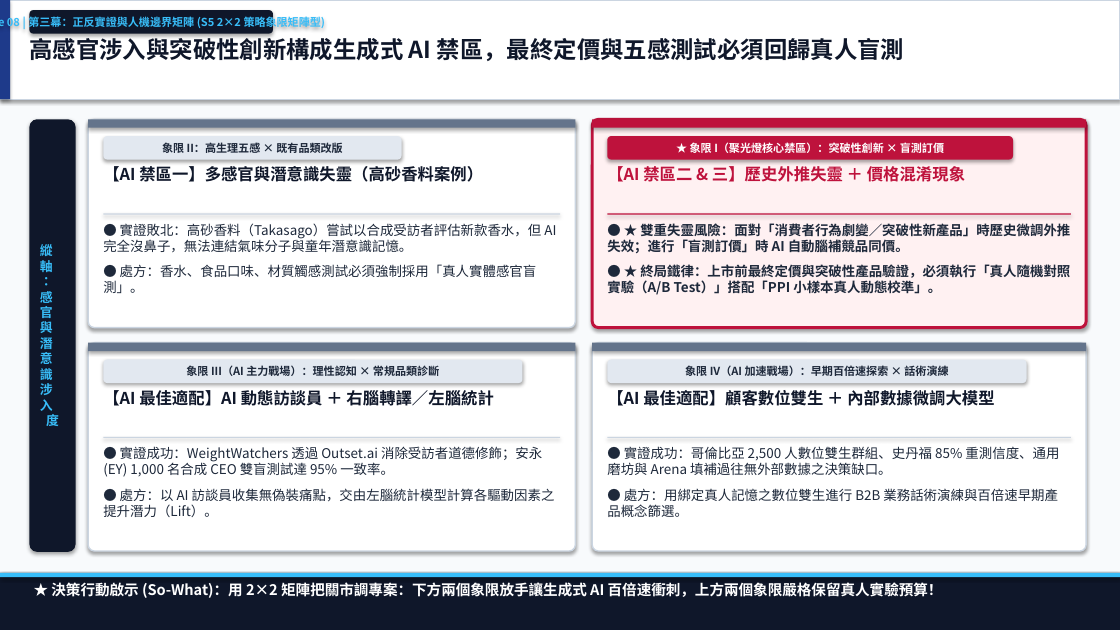
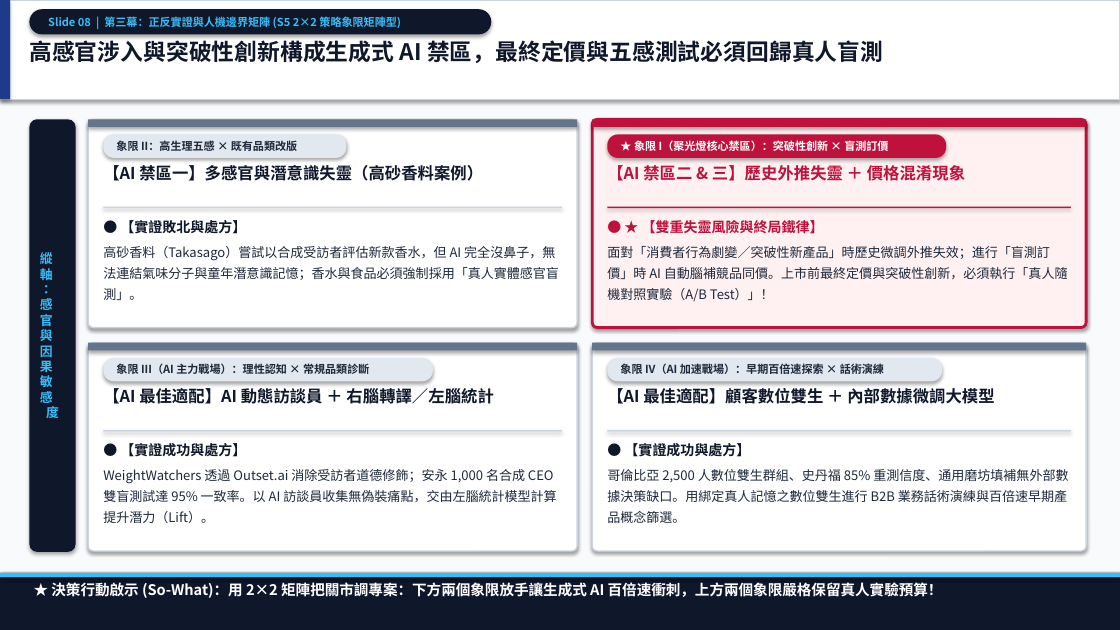
Before and after one commit to markyang20040112-source/deep-reading-and-visual-synthesis, a slide deck: slide 8 of reading_sessions/20261031_生成式AI顛覆市場研究/02_outputs/生成式AI顛覆市場研究_深度思辨與三篇合體簡報.pptx. Drawn at 1120x630 pixels with LibreOffice and Linux fonts; fonts in the diff are those of the drawing. Boxes give left, top, right and bottom in pixels: in the first picture for what was removed or moved away, otherwise in the second. Text is boxed around its words. In the diff, an @@ line names an element or a change of style, - is before the commit and + after.

Commit message:
fix(outputs): regenerate 4 calibrated mindmaps, continuous native-diagram PDF report, and parallel-aligned PPTX with closing page

```diff
--- a/reading_sessions/20261031_生成式AI顛覆市場研究/02_outputs/生成式AI顛覆市場研究_深度思辨與三篇合體簡報.pptx
+++ b/reading_sessions/20261031_生成式AI顛覆市場研究/02_outputs/生成式AI顛覆市場研究_深度思辨與三篇合體簡報.pptx
@@ alignment centre to left; proportions changed in 5 elements at (103,134,346,158), (607,134,946,158), (607,358,943,381), (103,358,433,381), (29,9,492,34) @@
@@ rounded rectangle "Slide 08 | 第三幕：正反實證與人機邊界矩陣 (S5 ...": place and size @@
-rounded rectangle "Slide 08 | 第三幕：正反實證與人機邊界矩陣 (S5 ..." at (29,10,273,34)
+rounded rectangle "Slide 08 | 第三幕：正反實證與人機邊界矩陣 (S5 ..." at (29,9,492,34)
@@ text "高感官涉入與突破性創新構成生成式 AI 禁區，最終定價與五感測試必須回歸真人盲測" at (29,37,883,63): size 20 to 19.5 pt @@
@@ rounded rectangle at (592,119,1086,328): outline #BE123C 2.5 pt to #BE123C 2.4 pt; proportions changed @@
@@ rounded rectangle "象限 II：高生理五感 × 既有品類改版": place and size @@
-rounded rectangle "象限 II：高生理五感 × 既有品類改版" at (103,136,402,160)
+rounded rectangle "象限 II：高生理五感 × 既有品類改版" at (103,134,346,158)
@@ rounded rectangle "★ 象限 I（聚光燈核心禁區）：突破性創新 × 盲測訂價": place and size @@
-rounded rectangle "★ 象限 I（聚光燈核心禁區）：突破性創新 × 盲測訂價" at (607,136,1013,160)
+rounded rectangle "★ 象限 I（聚光燈核心禁區）：突破性創新 × 盲測訂價" at (607,134,946,158)
@@ text at (103,220,559,300): text changed; size 11.5 to 11.2 pt @@
-● 實證敗北：高砂香料（Takasago）嘗試以合成受訪者評估新款香水，但 AI 完全沒鼻子，無法連結氣味分子與童年潛意識記憶。
-● 處方：香水、食品口味、材質觸感測試必須強制採用「真人實體感官盲測」。
+● 【實證敗北與處方】
+高砂香料（Takasago）嘗試以合成受訪者評估新款香水，但 AI 完全沒鼻子，無法連結氣味分子與童年潛意識記憶；香水與食品必須強制採用「真人實體感官盲測」。
@@ text at (607,220,1068,302): text changed; size 11.5 to 11.2 pt; bold off @@
-● ★ 雙重失靈風險：面對「消費者行為劇變／突破性新產品」時歷史微調外推失效；進行「盲測訂價」時 AI 自動腦補競品同價。
-● ★ 終局鐵律：上市前最終定價與突破性產品驗證，必須執行「真人隨機對照實驗（A/B Test）」搭配「PPI 小樣本真人動態校準」。
+● ★ 【雙重失靈風險與終局鐵律】
+面對「消費者行為劇變／突破性新產品」時歷史微調外推失效；進行「盲測訂價」時 AI 自動腦補競品同價。上市前最終定價與突破性創新，必須執行「真人隨機對照實驗（A/B Test）」！
@@ text in rounded rectangle at (40,250,59,418): text changed @@
-縱
-軸
-：
-感
-官
-與
-潛
-意
-識
-涉
-入
-度
+縱
+軸
+：
+感
+官
+與
+因
+果
+敏
+感
+度
@@ proportions changed in 3 elements at (592,343,1086,551), (88,119,577,328), (88,343,577,551) @@
@@ rounded rectangle "象限 III（AI 主力戰場）：理性認知 × 常規品類診斷": place and size @@
-rounded rectangle "象限 III（AI 主力戰場）：理性認知 × 常規品類診斷" at (103,360,523,383)
+rounded rectangle "象限 III（AI 主力戰場）：理性認知 × 常規品類診斷" at (103,358,433,381)
@@ rounded rectangle "象限 IV（AI 加速戰場）：早期百倍速探索 × 話術演練": place and size @@
-rounded rectangle "象限 IV（AI 加速戰場）：早期百倍速探索 × 話術演練" at (607,360,1027,383)
+rounded rectangle "象限 IV（AI 加速戰場）：早期百倍速探索 × 話術演練" at (607,358,943,381)
@@ text at (103,443,556,523): text changed; size 11.5 to 11.2 pt @@
-● 實證成功：WeightWatchers 透過 Outset.ai 消除受訪者道德修飾；安永 (EY) 1,000 名合成 CEO 雙盲測試達 95% 一致率。
-● 處方：以 AI 訪談員收集無偽裝痛點，交由左腦統計模型計算各驅動因素之提升潛力（Lift）。
+● 【實證成功與處方】
+WeightWatchers 透過 Outset.ai 消除受訪者道德修飾；安永 1,000 名合成 CEO 雙盲測試達 95% 一致率。以 AI 訪談員收集無偽裝痛點，交由左腦統計模型計算提升潛力（Lift）。
@@ 4 rectangles: place and size @@
-4 rectangles at (103,213,1071,438)
+4 rectangles at (103,207,1071,432)
@@ text at (607,443,1068,523): text changed; size 11.5 to 11.2 pt @@
-● 實證成功：哥倫比亞 2,500 人數位雙生群組、史丹福 85% 重測信度、通用磨坊與 Arena 填補過往無外部數據之決策缺口。
-● 處方：用綁定真人記憶之數位雙生進行 B2B 業務話術演練與百倍速早期產品概念篩選。
+● 【實證成功與處方】
+哥倫比亞 2,500 人數位雙生群組、史丹福 85% 重測信度、通用磨坊填補無外部數據決策缺口。用綁定真人記憶之數位雙生進行 B2B 業務話術演練與百倍速早期產品概念篩選。
```
Also in this commit, not shown: 7 other slides changed, 2 slides added, 2 slides removed, 12 other files.
